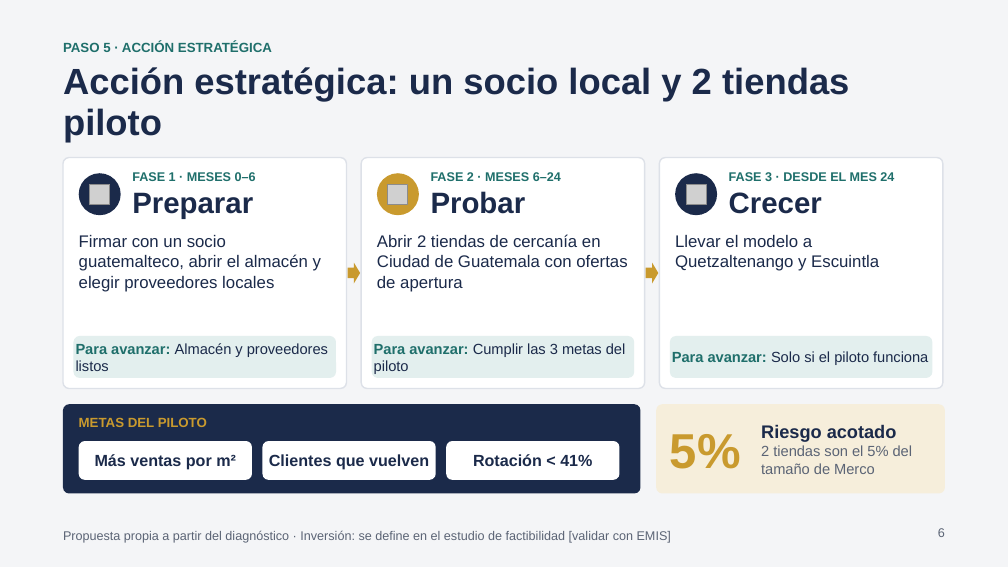
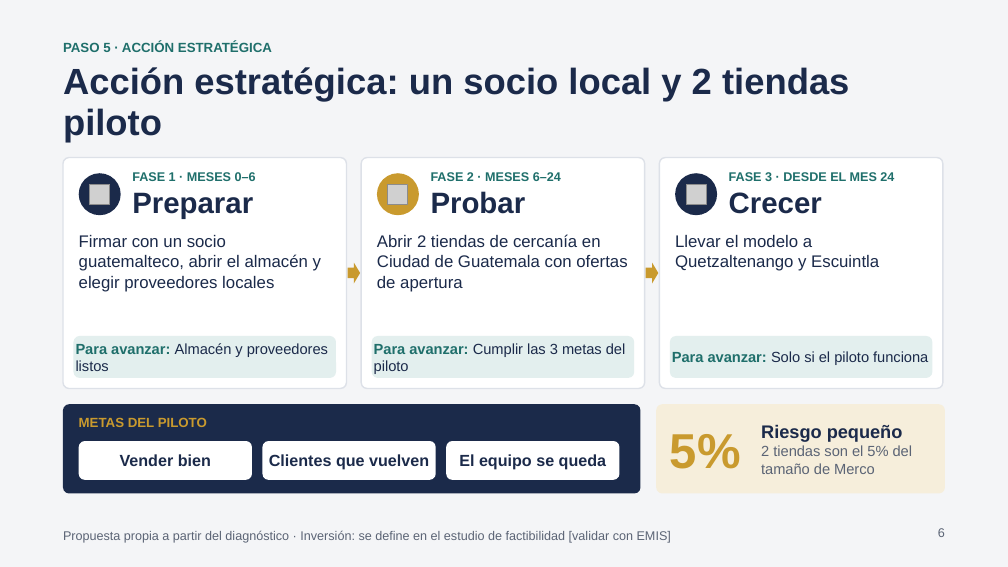
Before and after one commit to samueldejuan/samuel, a slide deck: slide 6 of presentacion/Pitch_Merco_Guatemala.pptx. Drawn at 1008x567 pixels with LibreOffice and Linux fonts; fonts in the diff are those of the drawing; grey boxes stand for pictures. Boxes give left, top, right and bottom in pixels: in the first picture for what was removed or moved away, otherwise in the second. Text is boxed around its words. In the diff, an @@ line names an element or a change of style, - is before the commit and + after.

```diff
--- a/presentacion/Pitch_Merco_Guatemala.pptx
+++ b/presentacion/Pitch_Merco_Guatemala.pptx
@@ text at [761, 424, 903, 442]: text changed @@
-Riesgo acotado
+Riesgo pequeño
@@ text in rounded rectangle at [120, 454, 211, 466]: text changed @@
-Más ventas por m²
+Vender bien
@@ text in rounded rectangle at [459, 454, 606, 470]: text changed @@
-Rotación < 41%
+El equipo se queda
```
Also in this commit, not shown: 6 other slides changed, 4 other files.
